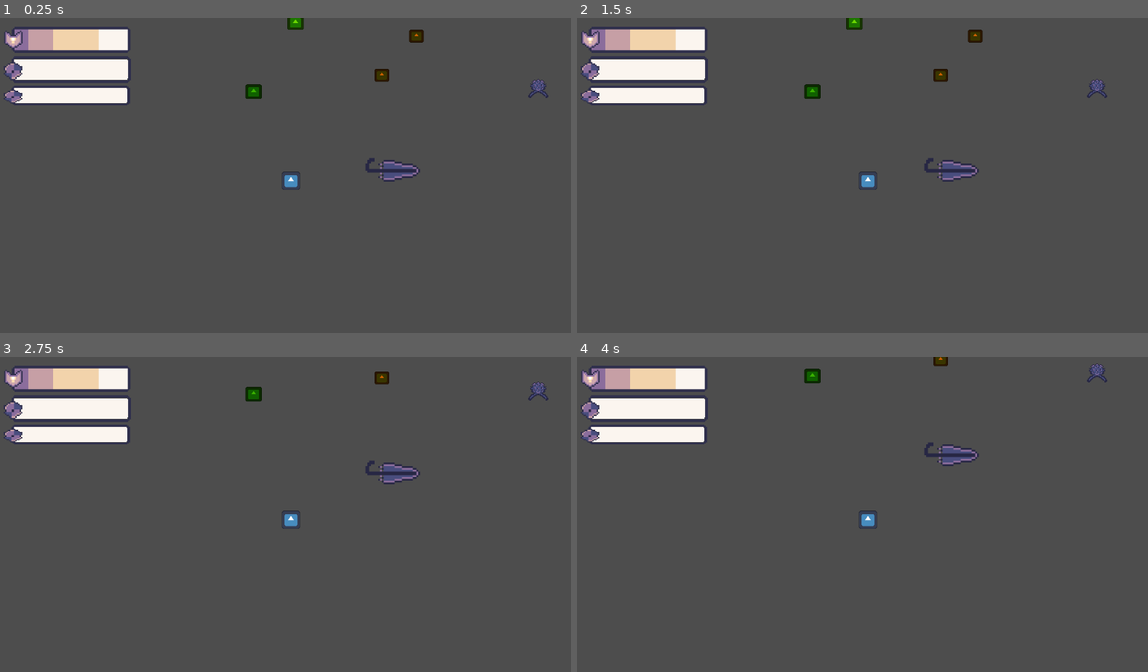
Above: before the commit, frames 1-4 (two rows, left to right).
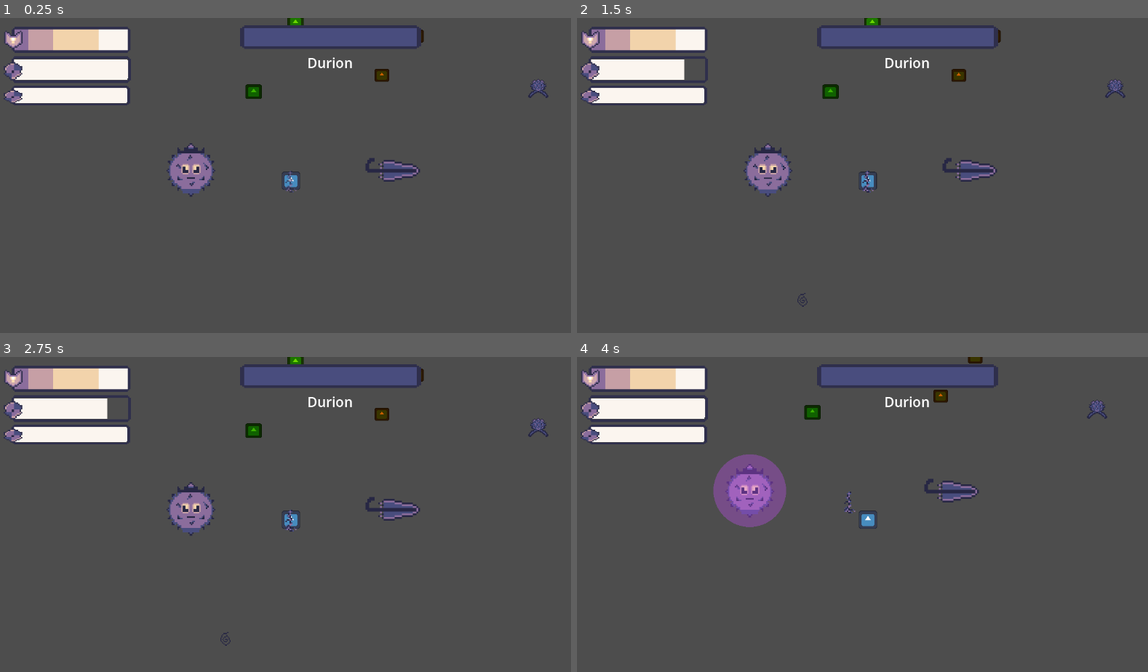
Above: after the commit, the same moments.

Repository: chabsseu/Stauffs-and-Magic
Game: Godot game, scene res://Scenes/Floors/test_floor.tscn
The game is run twice, just before and just after one commit, with the same random seed, the same clock (stepped at 60 frames per second) and the same inputs. This scene is started directly instead of the project's main scene. The engine's default icon, where the game draws it, is replaced by a stand-in: a white triangle on a blue panel in a dark square.
Inputs (mouse positions are in pixels of both pictures, inside the frame that each line leads up to):
- Up to frame 1 (0.25 s): no input
- Up to frame 2 (1.5 s): tap Enter at 0.5 s; move the mouse to (993, 166) at 0.52 s; tap A (A) at 0.6 s; tap D (D) at 0.8, 1.35 s; move the mouse to (754, 197) at 1.27 s
- Up to frame 3 (2.75 s): tap S (S) at 1.55, 2.1 s; tap Space at 2 s; move the mouse to (348, 448) at 2.02 s; tap A (A) at 2.3 s
- Up to frame 4 (4 s): tap Enter at 2.75 s; move the mouse to (839, 586) at 2.77 s; tap A (A) at 2.85 s; tap D (D) at 3.05, 3.6 s; tap Space at 3.5 s; move the mouse to (1045, 571) at 3.52 s; tap S (S) at 3.8 s

The runs differ from the first frame. In frame 1, 3.4% of the frame differs, in the area x 29-74%, y 2-57%; in frame 2, 5.0%; in frame 3, 5.0%; in frame 4, 6.2%, in the area x 23-93%, y 0-55%.

Commit message:
added sprite to durion and its attacks modify the snare to balance the snare

Diff:
--- a/Scenes/Enemies/Boss/Durion/Durion.tscn
+++ b/Scenes/Enemies/Boss/Durion/Durion.tscn
@@ -3,14 +3,15 @@
 [ext_resource type="Script" uid="uid://dj0ceyaemxk78" path="res://Scenes/Enemies/Boss/Durion/durion.gd" id="1_enebi"]
 [ext_resource type="PackedScene" uid="uid://bcmaxg01ump5q" path="res://Scenes/Enemies/Boss/Durion/ground_smash.tscn" id="2_8n1ca"]
 [ext_resource type="PackedScene" uid="uid://dkeap7gi75qts" path="res://Scenes/Enemies/Boss/Durion/snare.tscn" id="3_8n1ca"]
-[ext_resource type="Texture2D" uid="uid://ctgav05ifthty" path="res://icon.svg" id="3_uiauu"]
 [ext_resource type="Texture2D" uid="uid://clwrngsgt8qvi" path="res://Assets/UI/Health&Armor/BossHealthBar.png" id="4_emba6"]
 [ext_resource type="PackedScene" uid="uid://c5xsd3v0008q4" path="res://Scenes/Enemies/Boss/Durion/durion_deflected_projectile.tscn" id="4_uiauu"]
 [ext_resource type="Texture2D" uid="uid://bya82n82n0pj3" path="res://Assets/UI/Health&Armor/BossHealth.png" id="5_lb8cc"]
+[ext_resource type="Texture2D" uid="uid://bq34db38go0ex" path="res://Assets/Enemies/Boss/Durion/Durion.png" id="5_uiauu"]
 [ext_resource type="Script" uid="uid://cn3s0secy6fqd" path="res://Scripts/Enemies/Boss/boss_health.gd" id="6_735ox"]
+[ext_resource type="Script" uid="uid://bmqd3vawc081y" path="res://Scenes/Enemies/Boss/Durion/deflect_indicator.gd" id="9_emba6"]
 
-[sub_resource type="RectangleShape2D" id="RectangleShape2D_xexwy"]
-size = Vector2(66, 72)
+[sub_resource type="CircleShape2D" id="CircleShape2D_emba6"]
+radius = 25.079872
 
 [sub_resource type="CircleShape2D" id="CircleShape2D_enebi"]
 radius = 681.1314
@@ -22,15 +23,14 @@
 deflect_projectile_scene = ExtResource("4_uiauu")
 health_bar = NodePath("CanvasLayer/TextureProgressBar")
 label = NodePath("CanvasLayer/Label")
-phase1_attack_cooldown = 3.0
 phase2_attack_cooldown = 2.0
 
 [node name="Sprite2D" type="Sprite2D" parent="." unique_id=1387306747]
-scale = Vector2(0.546875, 0.59375)
-texture = ExtResource("3_uiauu")
+scale = Vector2(1.5, 1.629)
+texture = ExtResource("5_uiauu")
 
 [node name="CollisionShape2D" type="CollisionShape2D" parent="." unique_id=1611262480]
-shape = SubResource("RectangleShape2D_xexwy")
+shape = SubResource("CircleShape2D_emba6")
 
 [node name="Detection_Area" type="Area2D" parent="." unique_id=110839479 groups=["Boss"]]
 
@@ -69,14 +69,8 @@
 theme_override_font_sizes/font_size = 30
 text = "Durion"
 
-[node name="DeflectIndicator" type="ColorRect" parent="." unique_id=478886471]
-visible = false
-custom_minimum_size = Vector2(50, 50)
-offset_left = -31.0
-offset_top = -33.0
-offset_right = 31.0
-offset_bottom = 33.0
-color = Color(0.42328247, 0.0019508356, 0.70069486, 1)
+[node name="DeflectIndicator" type="Node2D" parent="." unique_id=390109760]
+script = ExtResource("9_emba6")
 
 [connection signal="body_entered" from="Detection_Area" to="." method="_on_detection_area_body_entered"]
 [connection signal="body_exited" from="Detection_Area" to="." method="_on_detection_area_body_exited"]
--- /dev/null
+++ b/Scenes/Enemies/Boss/Durion/deflect_indicator.gd
@@ -0,0 +1,11 @@
+extends Node2D
+
+var radius : float = 40.0
+var color : Color = Color(0.8, 0.3, 1.5, 0.4)
+
+func _draw():
+	draw_circle(Vector2.ZERO, radius, color)
+
+func set_color(new_color: Color):
+	color = new_color
+	queue_redraw()
--- a/Scenes/Enemies/Boss/Durion/durion.gd
+++ b/Scenes/Enemies/Boss/Durion/durion.gd
@@ -14,10 +14,11 @@
 @export var label : Control
 
 @export var phase1_attack_cooldown : float = 3.0
-@export var phase2_attack_cooldown : float = 1
+@export var phase2_attack_cooldown : float = 1.0
 @export var hit: PackedScene
 
 @onready var deflect_indicator = $DeflectIndicator
+
 # --------------------------------------------------
 # STATE
 # --------------------------------------------------
@@ -35,12 +36,14 @@
 var is_deflecting : bool = false
 var deflect_timer : float = 0.0
 var deflect_duration : float = 3.0
+var pulse_tween : Tween = null
 
 # --------------------------------------------------
 # READY
 # --------------------------------------------------
 func _ready():
 	current_health = max_health
+	deflect_indicator.visible = false
 	print("Durion ready!")
 
 # --------------------------------------------------
@@ -53,7 +56,6 @@
 	if not phase_two_triggered and current_health <= max_health * phase_two_threshold:
 		_trigger_phase_two()
 
-	# Process spike shell deflection
 	_process_spike_shell(delta)
 
 	var cooldown = phase1_attack_cooldown if current_phase == Phase.ONE else phase2_attack_cooldown
@@ -125,7 +127,6 @@
 	print("Durion: Ground Smash!")
 
 	var direction_count = 8 if current_phase == Phase.ONE else 16
-
 	is_attacking = true
 
 	var tween = create_tween()
@@ -182,38 +183,58 @@
 		return
 	print("Durion: Spinning Spike Shell!")
 	is_attacking = true
+
+	# Telegraph flash
 	var tween = create_tween()
 	tween.tween_property(self, "modulate", Color(0.8, 0.3, 1.5), 0.2)
 	tween.tween_property(self, "modulate", Color(1, 1, 1), 0.1)
 	tween.set_loops(3)
 	await get_tree().create_timer(0.8).timeout
+
+	# Activate deflect
 	is_deflecting = true
 	deflect_duration = 3.0 if current_phase == Phase.ONE else 5.0
 	deflect_timer = deflect_duration
 	modulate = Color(0.8, 0.5, 1.5)
 
-	# Show indicator
+	# Show circle indicator
 	deflect_indicator.visible = true
-
-	# Pulse animation on indicator
-	var pulse = create_tween()
-	pulse.set_loops()
-	pulse.tween_property(deflect_indicator, "modulate", Color(1, 1, 1, 0.2), 0.4)
-	pulse.tween_property(deflect_indicator, "modulate", Color(1, 1, 1, 1.0), 0.4)
+	deflect_indicator.set_color(Color(0.8, 0.3, 1.5, 0.4))
+
+	# Kill old pulse tween if exists
+	if pulse_tween:
+		pulse_tween.kill()
+
+	# Start pulse
+	pulse_tween = create_tween()
+	pulse_tween.set_loops()
+	pulse_tween.tween_method(
+		func(a): deflect_indicator.set_color(Color(0.8, 0.3, 1.5, a)),
+		0.1, 0.6, 0.4
+	)
 
 	is_attacking = false
 
 func _process_spike_shell(delta: float):
 	if not is_deflecting:
 		return
+
 	deflect_timer -= delta
 	if deflect_timer <= 0.0:
 		is_deflecting = false
 		modulate = Color(1, 1, 1)
-		# Hide indicator
+
+		# Stop pulse and hide indicator
+		if pulse_tween:
+			pulse_tween.kill()
+			pulse_tween = null
 		deflect_indicator.visible = false
+		deflect_indicator.set_color(Color(0.8, 0.3, 1.5, 0.0))
+
 		print("Durion: Spike Shell ended!")
 		return
+
+	# Check for player projectiles in range
 	var projectiles = get_tree().get_nodes_in_group("Projectile")
 	for proj in projectiles:
 		var dist = global_position.distance_to(proj.global_position)
@@ -227,10 +248,11 @@
 	proj.remove_from_group("Projectile")
 	proj.add_to_group("EnemyProjectile")
 	print("Deflected toward player!")
+
 # --------------------------------------------------
 # TAKE DAMAGE
 # --------------------------------------------------
-func take_damage(amount: int,  hit_direction: Vector2 = Vector2.ZERO):
+func take_damage(amount: int, hit_direction: Vector2 = Vector2.ZERO):
 	current_health -= amount
 	current_health = max(current_health, 0)
 	healthChanged.emit()
--- a/Scenes/Enemies/Boss/Durion/ground_smash.tscn
+++ b/Scenes/Enemies/Boss/Durion/ground_smash.tscn
@@ -1,22 +1,20 @@
 [gd_scene format=3 uid="uid://bcmaxg01ump5q"]
 
 [ext_resource type="Script" uid="uid://c4f37i3hqb6km" path="res://Scripts/Enemies/Boss/Durion/ground_smash.gd" id="1_xr1tb"]
+[ext_resource type="Texture2D" uid="uid://ct12pd0l5lljb" path="res://Assets/Enemies/Boss/Durion/Roots.png" id="2_w4ekg"]
 
 [sub_resource type="RectangleShape2D" id="RectangleShape2D_w4ekg"]
-size = Vector2(58, 38)
+size = Vector2(44, 34)
 
 [node name="Ground_Smash" type="Area2D" unique_id=1278702991]
 script = ExtResource("1_xr1tb")
 
-[node name="ColorRect" type="ColorRect" parent="." unique_id=1931130751]
-custom_minimum_size = Vector2(60, 20)
-offset_left = -30.0
-offset_top = -10.0
-offset_right = 30.0
-offset_bottom = 30.0
-
 [node name="CollisionShape2D" type="CollisionShape2D" parent="." unique_id=1503044913]
-position = Vector2(0, 10)
+position = Vector2(0, 8)
 shape = SubResource("RectangleShape2D_w4ekg")
 
+[node name="Sprite2D" type="Sprite2D" parent="." unique_id=1956262918]
+scale = Vector2(1.5, 1.5)
+texture = ExtResource("2_w4ekg")
+
 [connection signal="body_entered" from="." to="." method="_on_body_entered"]
--- a/Scenes/Enemies/Boss/Durion/snare.tscn
+++ b/Scenes/Enemies/Boss/Durion/snare.tscn
@@ -1,24 +1,21 @@
 [gd_scene format=3 uid="uid://dkeap7gi75qts"]
 
 [ext_resource type="Script" uid="uid://cicgjr2e0dny3" path="res://Scripts/Enemies/Boss/Durion/snare.gd" id="1_lehp8"]
+[ext_resource type="Texture2D" uid="uid://bcvsu6c8clq60" path="res://Assets/Enemies/Boss/Durion/Vines.png" id="2_wuhfu"]
 
-[sub_resource type="RectangleShape2D" id="RectangleShape2D_wuhfu"]
-size = Vector2(17, 17)
+[sub_resource type="CapsuleShape2D" id="CapsuleShape2D_nlyk2"]
+radius = 5.0
+height = 26.0
 
 [node name="Snare" type="Area2D" unique_id=519059447]
 position = Vector2(-20, -19)
 script = ExtResource("1_lehp8")
 
-[node name="ColorRect" type="ColorRect" parent="." unique_id=1701551981]
-custom_minimum_size = Vector2(20, 20)
-offset_left = -10.0
-offset_top = -10.0
-offset_right = 10.0
-offset_bottom = 10.0
-color = Color(0.6112739, 0, 0.13055125, 1)
-metadata/_edit_use_anchors_ = true
+[node name="CollisionShape2D" type="CollisionShape2D" parent="." unique_id=460719167]
+shape = SubResource("CapsuleShape2D_nlyk2")
 
-[node name="CollisionShape2D" type="CollisionShape2D" parent="." unique_id=460719167]
-shape = SubResource("RectangleShape2D_wuhfu")
+[node name="Sprite2D" type="Sprite2D" parent="." unique_id=603834791]
+scale = Vector2(1.5, 1.5)
+texture = ExtResource("2_wuhfu")
 
 [connection signal="body_entered" from="." to="." method="_on_body_entered"]
--- a/Scenes/Floors/test_floor.tscn
+++ b/Scenes/Floors/test_floor.tscn
@@ -10,6 +10,7 @@
 [ext_resource type="PackedScene" uid="uid://c5wf2ju6x5w33" path="res://Scenes/Floors/apple.tscn" id="10_f1wej"]
 [ext_resource type="PackedScene" uid="uid://cwio32p3nix68" path="res://Scenes/UI/forgeUI.tscn" id="10_tjf7s"]
 [ext_resource type="PackedScene" uid="uid://dy858vp7vsy74" path="res://Scenes/UI/altar_ui.tscn" id="11_grnbs"]
+[ext_resource type="PackedScene" uid="uid://bs34j44n5ijmb" path="res://Scenes/Enemies/Boss/Durion/Durion.tscn" id="11_tjf7s"]
 
 [node name="Node2D" type="Node2D" unique_id=936650630]
 
@@ -75,3 +76,6 @@
 position = Vector2(96, -234)
 ingredient_type = "apple"
 ingredient_color = Color(0.85283446, 0, 0.21246234, 1)
+
+[node name="Durion" parent="." unique_id=1771737764 instance=ExtResource("11_tjf7s")]
+position = Vector2(-112, -13)
--- a/Scripts/Enemies/Boss/Durion/ground_smash.gd
+++ b/Scripts/Enemies/Boss/Durion/ground_smash.gd
@@ -7,16 +7,15 @@
 
 func _ready():
 	add_to_group("projectile")
-	# Rotate the wave to face its direction
 	rotation = direction.angle()
 	await get_tree().create_timer(lifetime).timeout
+	queue_free()  # add this!
 
+func _physics_process(delta: float):
+	position += direction * speed * delta
 
 func _on_body_entered(body: Node2D) -> void:
 	if body.is_in_group("Player"):
 		if body.has_method("take_armor_damage"):
 			body.take_armor_damage(damage)
 		queue_free()
-
-func _physics_process(delta: float):
-	position += direction * speed * delta
--- a/Scripts/Enemies/Boss/Durion/snare.gd
+++ b/Scripts/Enemies/Boss/Durion/snare.gd
@@ -3,35 +3,33 @@
 var damage : int = 1
 var stun_duration : float = 2.0
 var warning_duration : float = 1.2
-var active_duration : float = 2.0
+var active_duration : float = 3.0  # how long vine stays after activating
 var is_active : bool = false
+var has_snared : bool = false  # prevent snaring twice
 
-@onready var color_rect = $ColorRect
+@onready var sprite = $Sprite2D
 
 func _ready():
-	# Center the ColorRect
-	color_rect.position = -color_rect.size / 2
-
-	color_rect.color = Color(1, 0.5, 0, 0.5)
+	sprite.modulate = Color(1, 1, 1, 0.5)
 	_blink_warning()
 
 	await get_tree().create_timer(warning_duration).timeout
 	_activate()
 
+	# Vine disappears after active_duration regardless
 	await get_tree().create_timer(active_duration).timeout
 	queue_free()
 
 func _blink_warning():
 	var tween = create_tween()
 	tween.set_loops(4)
-	tween.tween_property(color_rect, "modulate", Color(1, 1, 1, 0.2), 0.15)
-	tween.tween_property(color_rect, "modulate", Color(1, 1, 1, 1.0), 0.15)
+	tween.tween_property(sprite, "modulate", Color(1, 1, 1, 0.2), 0.15)
+	tween.tween_property(sprite, "modulate", Color(1, 1, 1, 1.0), 0.15)
 
 func _activate():
 	is_active = true
-	color_rect.color = Color(1, 0, 0, 0.8)
+	sprite.modulate = Color(1, 1, 1, 1.0)
 
-	# Check if player is ALREADY standing on it when it activates
 	await get_tree().process_frame
 	var bodies = get_overlapping_bodies()
 	for body in bodies:
@@ -40,6 +38,9 @@
 			return
 
 func _apply_snare(body: Node2D):
+	if has_snared:
+		return
+	has_snared = true  # prevent double snare
 	var state = get_node_or_null("/root/PlayerState")
 	if state and state.status_effects:
 		state.status_effects.add_effect(
@@ -48,7 +49,7 @@
 		)
 	if body.has_method("take_armor_damage"):
 		body.take_armor_damage(damage)
-	queue_free()
+	# NO queue_free here — vine stays until timer runs out
 
 func _on_body_entered(body: Node2D):
 	if body.is_in_group("Player") and is_active:
Binary file added: Assets/Enemies/Boss/Durion/Deflect.png
Not shown, added: Assets/Enemies/Boss/Durion/Deflect.png.import
Binary file added: Assets/Enemies/Boss/Durion/Durion.png
Not shown, added: Assets/Enemies/Boss/Durion/Durion.png.import
Binary file added: Assets/Enemies/Boss/Durion/Roots.png
Not shown, added: Assets/Enemies/Boss/Durion/Roots.png.import
Binary file added: Assets/Enemies/Boss/Durion/Vines.png
Not shown, added: Assets/Enemies/Boss/Durion/Vines.png.import
Not shown, added: Scenes/Enemies/Boss/Durion/deflect_indicator.gd.uid
